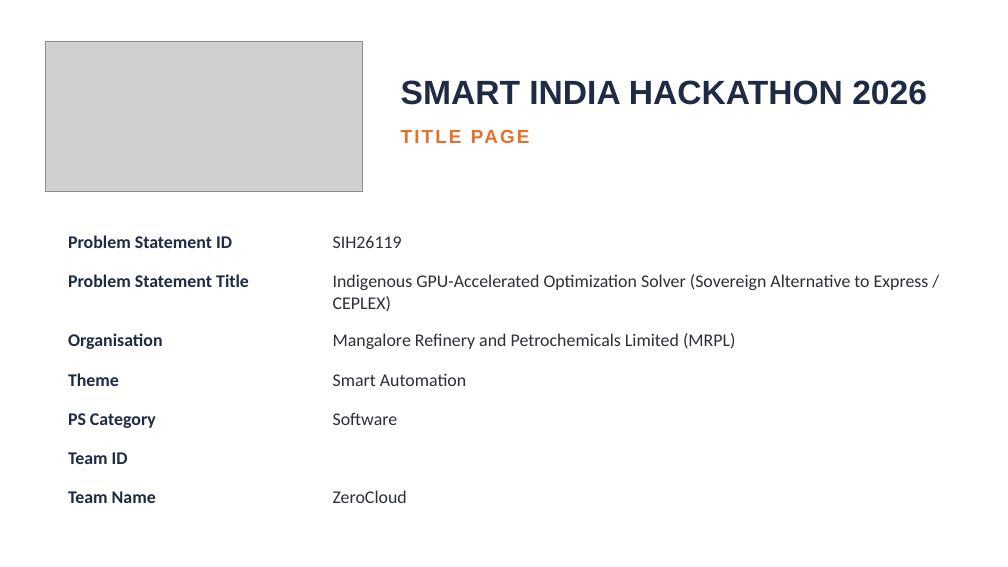
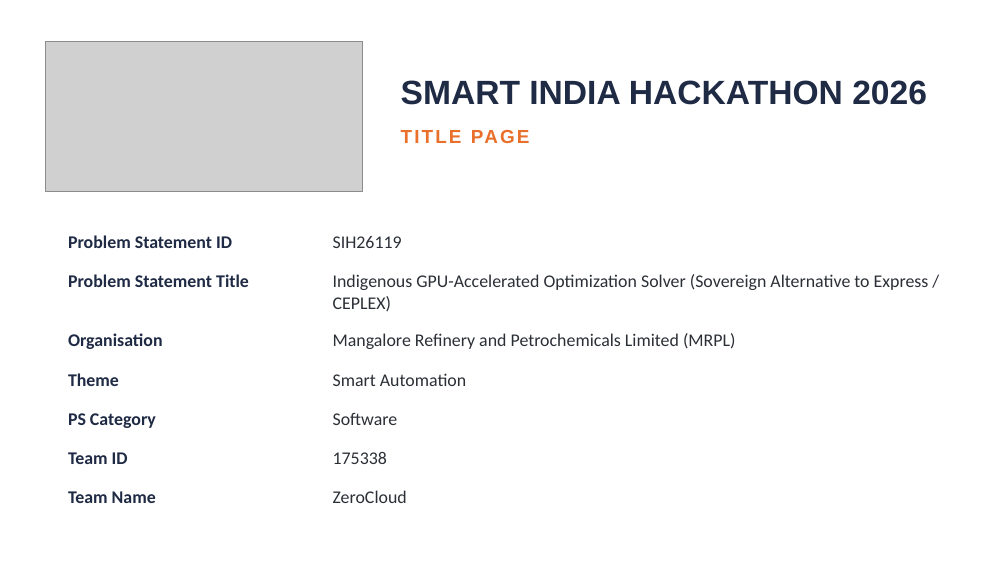
Before and after one commit to darshvn/nirnay, a slide deck: slide 1 of deliverables/deck/ZeroCloud_SIH26119_NIRNAY.pptx. Drawn at 1008x567 pixels with LibreOffice and Linux fonts; fonts in the diff are those of the drawing; grey boxes stand for pictures. Boxes give left, top, right and bottom in pixels: in the first picture for what was removed or moved away, otherwise in the second. Text is boxed around its words. In the diff, an @@ line names an element or a change of style, - is before the commit and + after.

```diff
--- a/deliverables/deck/ZeroCloud_SIH26119_NIRNAY.pptx
+++ b/deliverables/deck/ZeroCloud_SIH26119_NIRNAY.pptx
@@ text added at (333, 452, 387, 464), 17 pt, text #2B2F36 @@
+175338
```
Also in this commit, not shown: 7 other files.
